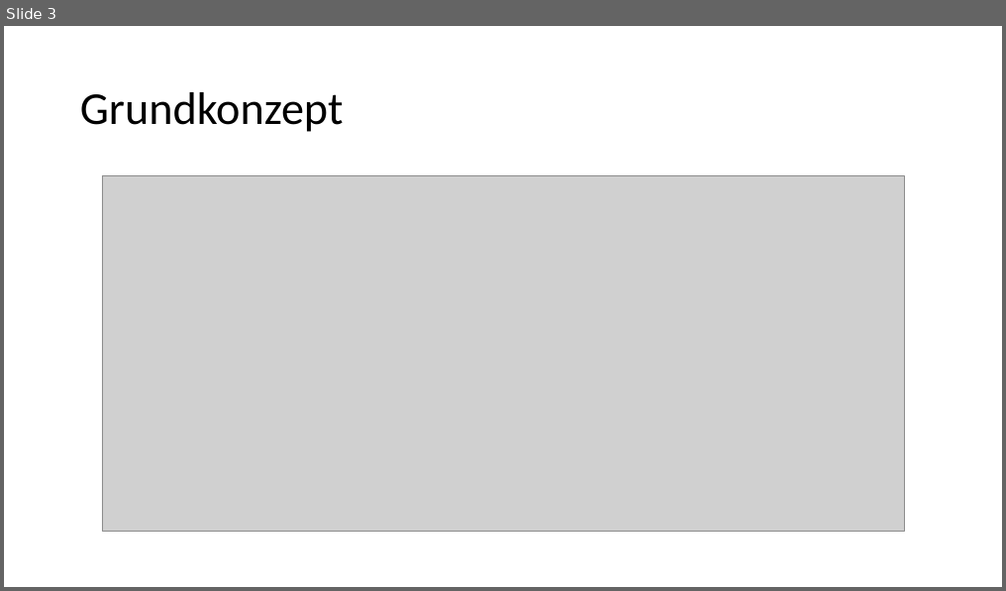
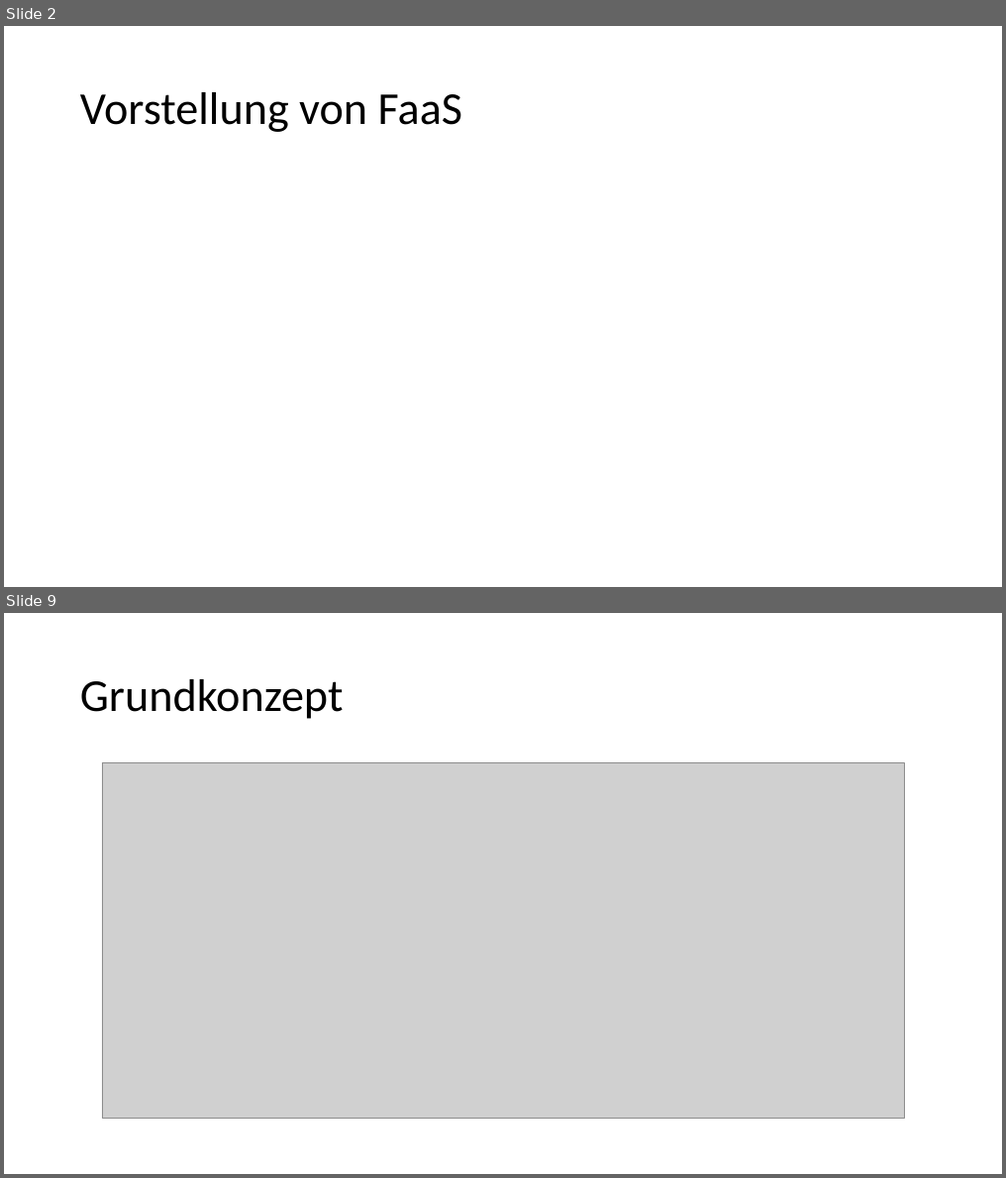
Before and after one commit to Philwi/HTWDresdenIMBeleg, a slide deck: FaaS.pptx. Shown one above the other, each under a label of ours: slide 3 before the commit, slides 2 and 9 after it; the slides between them are not shown. The pictures are 1006x591 and 1006x1178 pixels, drawn with LibreOffice and Linux fonts; fonts in the diff are those of the drawing; grey boxes stand for pictures. Boxes give left, top, right and bottom in pixels: in the first picture for what was removed or moved away, otherwise in the second. Text is boxed around its words. In the diff, an @@ line names an element or a change of style, - is before the commit and + after.

```diff
--- a/FaaS.pptx
+++ b/FaaS.pptx
@@ slide 2 added at <box>4,26,1002,587</box>, background #FFFFFF @@
@@ title added at <box>80,92,462,132</box>, 44 pt, text #000000 @@
+Vorstellung von FaaS
@@ what was slide 3 is now slide 9 @@
```
Also in this commit, not shown: 1 slide changed, 8 other slides added, 1 slide removed.
